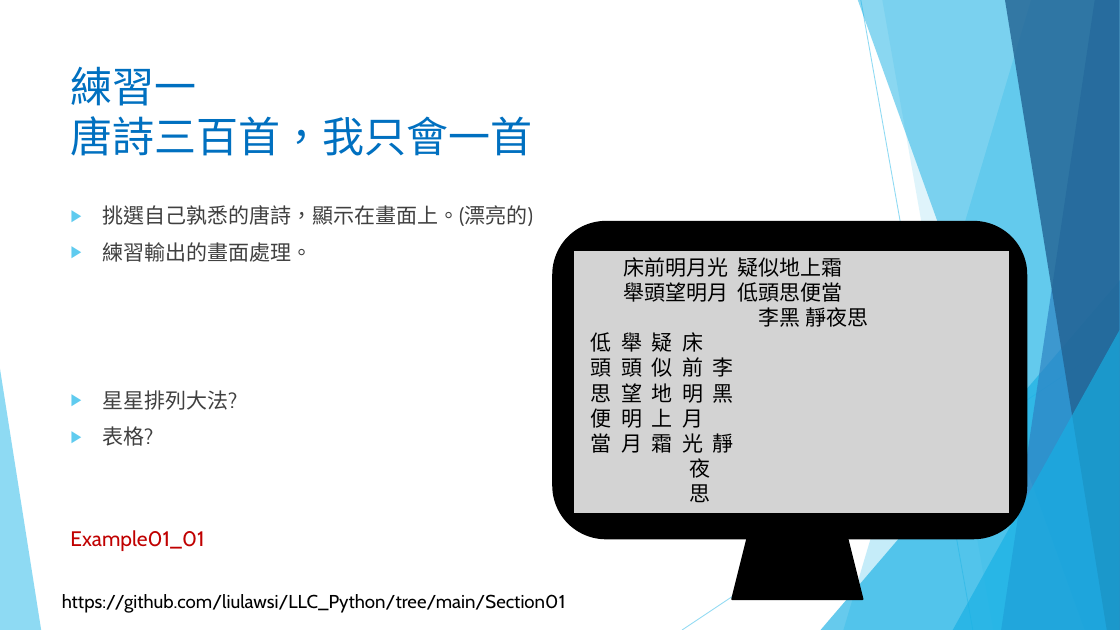
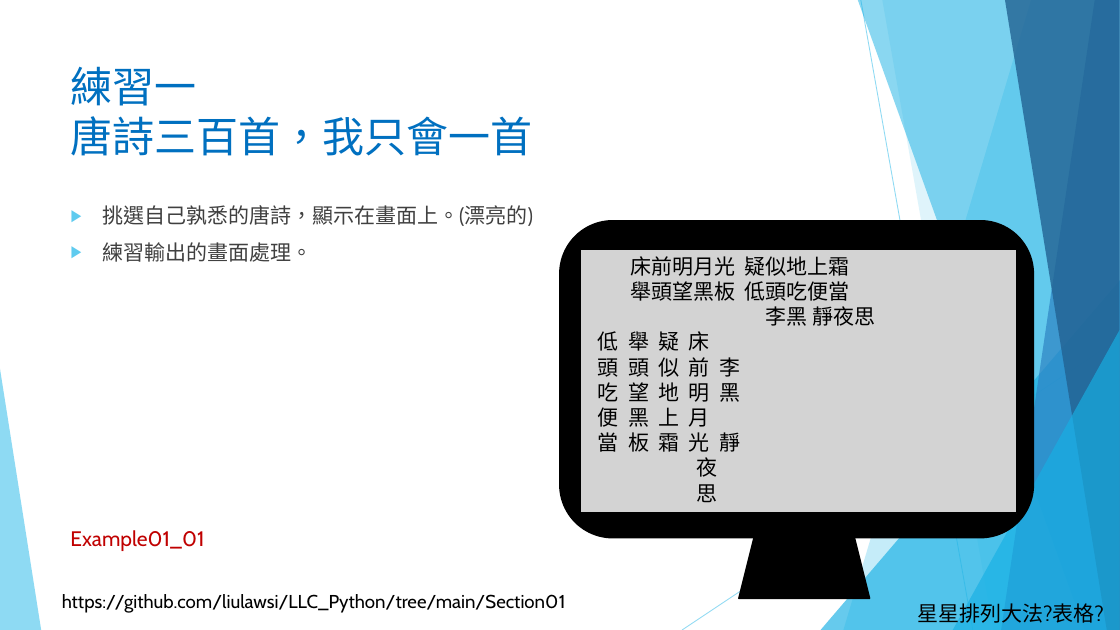
Before and after one commit to liulawsi/My_PPTs, a slide deck: slide 3 of LCC/Python/01_千里之行始於足下.pptx. Drawn at 1120x630 pixels with LibreOffice and Linux fonts; fonts in the diff are those of the drawing; background and template pictures are left out. Boxes give left, top, right and bottom in pixels: in the first picture for what was removed or moved away, otherwise in the second. Text is boxed around its words. In the diff, an @@ line names an element or a change of style, - is before the commit and + after.

```diff
--- a/LCC/Python/01_千里之行始於足下.pptx
+++ b/LCC/Python/01_千里之行始於足下.pptx
@@ rounded rectangle: place and size @@
-rounded rectangle at box(554, 222, 1027, 539)
+rounded rectangle at box(560, 221, 1033, 538)
@@ rectangle "床前明月光 疑似地上霜": place and size @@
-rectangle "床前明月光 疑似地上霜" at box(573, 250, 1010, 515)
+rectangle "床前明月光 疑似地上霜" at box(581, 250, 1017, 514)
@@ text in rectangle at box(630, 281, 850, 301): text changed @@
-舉頭望明月 低頭思便當
+舉頭望黑板 低頭吃便當
@@ text in rectangle at box(598, 382, 740, 452): text changed @@
-思 望 地 明 黑
-便 明 上 月
-當 月 霜 光 靜
+吃 望 地 明 黑
+便 黑 上 月
+當 板 霜 光 靜
@@ text at box(102, 390, 237, 446): paragraphs removed @@
-▶ 星星排列大法?
-▶ 表格?
@@ trapezoid: place and size @@
-trapezoid at box(733, 539, 863, 599)
+trapezoid at box(739, 538, 870, 598)
@@ text added at box(917, 600, 1104, 626), 18 pt, text #000000 @@
+星星排列大法?表格?
```
Also in this commit, not shown: 4 other slides changed, 2 slides added, 7 other files.
